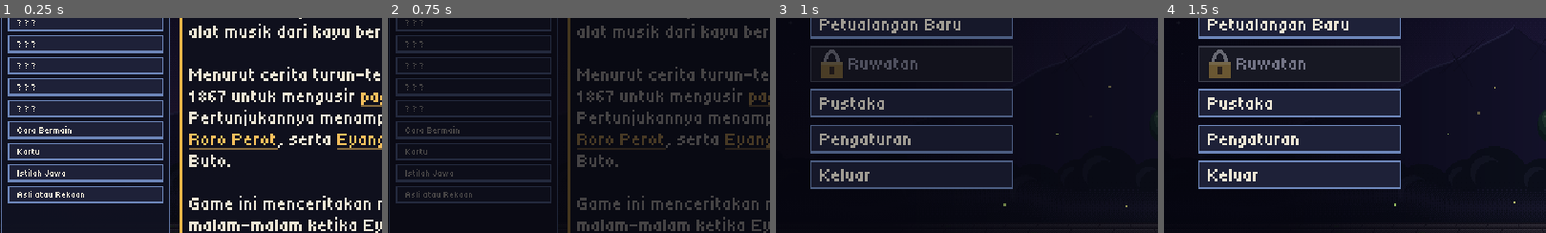
Above: before the commit, frames 1-4 (left to right).
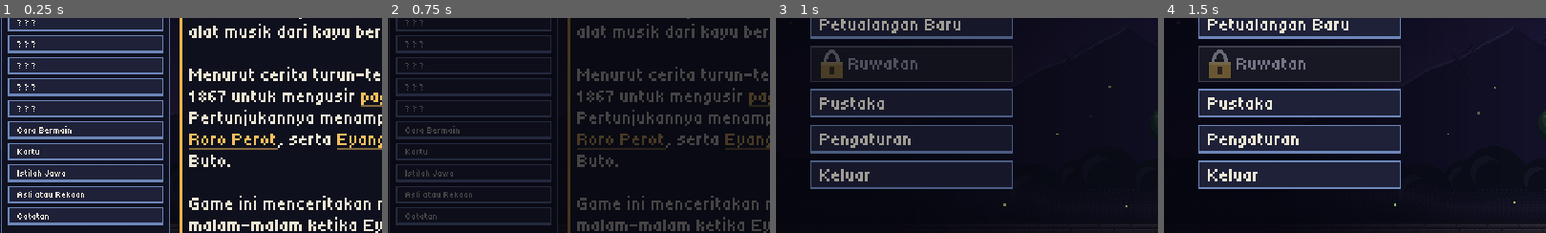
Above: after the commit, the same moments.

Repository: imamabidin999-maker/GDD
Game: Godot game, scene res://scenes/pustaka/pustaka.tscn
Same seed, same stepped clock (60 frames per second), same inputs: the game is played once before the commit and once after it. This scene is started directly instead of the project's main scene.
Inputs (mouse positions are % of the whole screen's width and height, from its top left):
- Up to frame 1 (0.25 s): no input
- Up to frame 2 (0.75 s): click "Kembali" at 0.5 s
- Up to frame 3 (1 s): no input
- Up to frame 4 (1.5 s): tap Enter (ui_accept) at 1.25 s; move the mouse to (72, 45) at 1.27 s; hold Right (ui_right) from 1.28 s (still down); hold E (end_turn) from 1.28 s (still down); click (72, 45) at 1.42 s
The pictures show only the part of the screen within x 1-51%, y 41-91%; the shares and areas given below are measured in that part.

The runs differ from the first frame. In frame 1, 0.9% of the frame differs, in the area x 2-43%, y 88-97%; in frame 2, 0.9%; in frame 3, nothing differs; in frame 4, nothing differs.

Commit message:
Catatan permainan dan riwayat Ruwatan di Pustaka
Halaman Catatan berisi battle menang dan kalah, Buto yang dikalahkan per
warna (plus Murka dan Bala), Sapu Jagad dan irama terbaiknya, kartu
digabung, pukulan terbesar, jurus favorit, arak-arakan paling semarak,
berapa kali tamat, dan riwayat sepuluh Ruwatan terakhir. Catatan
dikumpulkan BattleStats per battle, dijumlah PlayRecords, tersimpan di
simpanan, dan tidak terhapus saat petualangan baru.

Co-Authored-By: Claude Opus 5.5 <noreply@anthropic.com>
Claude-Session: https://claude.ai/code/session_01RN44zxTQExDTtL4zMHo3f7

Diff:
--- a/autoload/game_state.gd
+++ b/autoload/game_state.gd
@@ -49,6 +49,9 @@
 var pending_paths: Array[String] = []
 ## Kejadian yang sudah dialami di petualangan ini (tidak diulang).
 var seen_events: Array[String] = []
+## Catatan permainan sepanjang masa (halaman Catatan di Pustaka). Seperti
+## Bintang Dongkrek, tidak ikut direset saat petualangan baru.
+var records := PlayRecords.new()
 ## Bintang Dongkrek per babak: babak -> bitmask 3 bintang (lihat Challenges).
 ## Seperti rekor, tidak ikut direset saat petualangan baru.
 var stage_stars: Dictionary = {}
@@ -146,6 +149,8 @@
 		cleared_stages.append(stage)
 	unlocked_stage = clampi(maxi(unlocked_stage, stage + 1), 1, STAGE_COUNT)
 	if stage >= STAGE_COUNT:
+		if not game_completed:
+			records.stories_completed += 1
 		game_completed = true
 		ruwatan_unlocked = true
 	save_game()
@@ -345,6 +350,27 @@
 func prepare_player(player: PlayerState) -> void:
 	Blessings.prepare_player(player, blessings)
 
+
+#region Catatan permainan
+
+## Dipanggil setelah battle selesai (cerita maupun Ruwatan).
+func record_battle(stats: BattleStats) -> void:
+	records.add_battle(stats)
+	save_game()
+
+
+func record_rhythm(score: float) -> void:
+	records.add_rhythm(score)
+	save_game()
+
+
+## Semarak arak-arakan penutup (score < 0 kalau dilewati).
+func record_parade(score: float) -> void:
+	records.add_parade(score)
+	save_game()
+
+#endregion
+
 #endregion
 
 
@@ -535,6 +561,8 @@
 
 func _record_ruwatan(run: RuwatanRun) -> void:
 	ruwatan_best[run.level] = maxi(ruwatan_best_of(run.level), run.steps_cleared())
+	records.add_ruwatan(run.seed_value, run.level, run.steps_cleared(), run.state == RuwatanRun.State.WON,
+		Time.get_date_string_from_system())
 
 #endregion
 
@@ -567,6 +595,7 @@
 		best_out[str(lvl)] = int(ruwatan_best[lvl])
 	cfg.set_value("ruwatan", "best", best_out)
 	cfg.set_value("ruwatan", "run", ruwatan.to_dict() if ruwatan != null else {})
+	cfg.set_value("records", "data", records.to_dict())
 	cfg.set_value("settings", "locale", locale)
 	cfg.set_value("settings", "music_volume", music_volume)
 	cfg.set_value("settings", "sfx_volume", sfx_volume)
@@ -627,6 +656,7 @@
 			var lvl := int(str(key))
 			if lvl >= 1 and lvl <= RuwatanRun.MAX_LEVEL:
 				ruwatan_best[lvl] = clampi(int(best_in[key]), 0, RuwatanRun.STEPS.size())
+	records = PlayRecords.from_dict(cfg.get_value("records", "data", {}))
 	if ruwatan != null:
 		ruwatan.changed.disconnect(_on_ruwatan_changed)
 		ruwatan = null
--- a/core/battle/systems/battle_stats.gd
+++ b/core/battle/systems/battle_stats.gd
@@ -1,6 +1,7 @@
 class_name BattleStats
 extends RefCounted
-## Catatan satu battle untuk menilai tantangan babak (Bintang Dongkrek).
+## Catatan satu battle untuk menilai tantangan babak (Bintang Dongkrek) dan
+## untuk catatan permainan sepanjang masa (PlayRecords).
 ##
 ## Pasang dengan attach() sebelum BattleManager.start_battle(). Semua angka
 ## diisi dari signal, jadi BattleManager tidak perlu tahu soal tantangan.
@@ -27,6 +28,12 @@
 var bala_summoned: int = 0
 ## Bala yang dikalahkan sebelum Buto Hitam tumbang.
 var bala_killed_before_boss: int = 0
+## Buto yang dikalahkan: kunci warna, "murka", atau "bala" -> jumlah.
+var killed: Dictionary = {}
+## Keluarga kartu -> berapa kali dimainkan.
+var cards_played: Dictionary = {}
+## Damage terbesar dari satu kartu atau satu Sapu Jagad (semua sasaran).
+var biggest_hit: int = 0
 
 var _battle: BattleManager
 var _bosses: Array[EnemyButo] = []
@@ -66,8 +73,12 @@
 		if first_killed == "":
 			first_killed = buto.get_type_key()
 		# Bala yang lenyap karena Buto Hitam tumbang tidak dihitung.
-		if buto.is_bala and not _boss_down():
-			bala_killed_before_boss += 1)
+		if buto.is_bala and _boss_down():
+			return
+		if buto.is_bala:
+			bala_killed_before_boss += 1
+		var key := "bala" if buto.is_bala else ("murka" if buto.murka else buto.get_type_key())
+		killed[key] = int(killed.get(key, 0)) + 1)
 
 
 func _boss_down() -> bool:
@@ -81,12 +92,16 @@
 	if action is UltimateAction:
 		ultimates_used += 1
 		calmed_ready += (action as UltimateAction).calmed_ready
+		biggest_hit = maxi(biggest_hit, (action as UltimateAction).damage_dealt)
 	elif action is PlayCardAction:
 		var play := action as PlayCardAction
 		if play.calmed_ready:
 			calmed_ready += 1
 		if play.card.data.is_tabuh():
 			tabuh_played += 1
+		var family := play.card.data.get_family()
+		cards_played[family] = int(cards_played.get(family, 0)) + 1
+		biggest_hit = maxi(biggest_hit, play.damage_dealt)
 
 
 func _on_battle_ended(player_won: bool) -> void:
--- /dev/null
+++ b/core/progress/play_records.gd
@@ -0,0 +1,142 @@
+class_name PlayRecords
+extends RefCounted
+## Catatan permainan sepanjang masa untuk halaman Catatan di Pustaka: battle,
+## Buto yang dikalahkan, Sapu Jagad, jurus favorit, arak-arakan, dan riwayat
+## Ruwatan. Seperti Bintang Dongkrek, catatan ini tidak ikut direset saat
+## petualangan baru.
+##
+## Semua fungsi di sini tidak menyentuh GameState, jadi bisa dipakai tes.
+
+## Riwayat Ruwatan yang disimpan (terbaru dulu).
+const HISTORY_LIMIT := 10
+## Urutan tampil Buto yang dikalahkan. Murka dan Bala dihitung tersendiri.
+const BUTO_KEYS: Array[String] = ["kuning", "hijau", "merah", "putih", "hitam", "murka", "bala"]
+
+var battles_won: int = 0
+var battles_lost: int = 0
+var buto_defeated: Dictionary = {}
+## Keluarga kartu -> berapa kali dimainkan (kartu gabungan dihitung sendiri).
+var cards_played: Dictionary = {}
+var merges: int = 0
+var sapu_jagad: int = 0
+## Damage terbesar dari satu kartu atau satu Sapu Jagad (jumlah semua sasaran).
+var biggest_hit: int = 0
+## Nilai irama Sapu Jagad dan arak-arakan terbaik (0..1), -1 kalau belum pernah.
+var rhythm_best: float = -1.0
+var parade_best: float = -1.0
+var stories_completed: int = 0
+## {"seed", "level", "steps", "won", "date"}; terbaru di depan.
+var ruwatan_history: Array[Dictionary] = []
+
+
+func add_battle(stats: BattleStats) -> void:
+	if stats.won:
+		battles_won += 1
+	else:
+		battles_lost += 1
+	for key: String in stats.killed:
+		buto_defeated[key] = int(buto_defeated.get(key, 0)) + int(stats.killed[key])
+	for family: String in stats.cards_played:
+		cards_played[family] = int(cards_played.get(family, 0)) + int(stats.cards_played[family])
+	merges += stats.merges
+	sapu_jagad += stats.ultimates_used
+	biggest_hit = maxi(biggest_hit, stats.biggest_hit)
+
+
+func add_rhythm(score: float) -> void:
+	rhythm_best = maxf(rhythm_best, clampf(score, 0.0, 1.0))
+
+
+func add_parade(score: float) -> void:
+	if score >= 0.0:
+		parade_best = maxf(parade_best, clampf(score, 0.0, 1.0))
+
+
+## Mencatat hasil satu Ruwatan. Ruwatan yang sama (seed dan tingkatnya sama)
+## hanya diperbarui, karena hasilnya bisa dilaporkan lebih dari sekali.
+func add_ruwatan(seed_value: int, level: int, steps: int, won: bool, date: String) -> void:
+	var entry := {"seed": seed_value, "level": level, "steps": steps, "won": won, "date": date}
+	for i: int in ruwatan_history.size():
+		var old := ruwatan_history[i]
+		if int(old.get("seed", -1)) == seed_value and int(old.get("level", -1)) == level:
+			ruwatan_history[i] = entry
+			return
+	ruwatan_history.push_front(entry)
+	while ruwatan_history.size() > HISTORY_LIMIT:
+		ruwatan_history.pop_back()
+
+
+func total_defeated() -> int:
+	var total := 0
+	for key: String in buto_defeated:
+		total += int(buto_defeated[key])
+	return total
+
+
+## Keluarga kartu yang paling sering dimainkan ("" kalau belum ada).
+func favorite_card() -> String:
+	var best := ""
+	var best_count := 0
+	for family: String in cards_played:
+		var count := int(cards_played[family])
+		if count > best_count or (count == best_count and best != "" and family < best):
+			best = family
+			best_count = count
+	return best
+
+
+func to_dict() -> Dictionary:
+	return {
+		"battles_won": battles_won,
+		"battles_lost": battles_lost,
+		"buto_defeated": buto_defeated.duplicate(),
+		"cards_played": cards_played.duplicate(),
+		"merges": merges,
+		"sapu_jagad": sapu_jagad,
+		"biggest_hit": biggest_hit,
+		"rhythm_best": rhythm_best,
+		"parade_best": parade_best,
+		"stories_completed": stories_completed,
+		"ruwatan_history": ruwatan_history.duplicate(true),
+	}
+
+
+## Dari simpanan. Nilai yang rusak diganti nilai awal.
+static func from_dict(data: Variant) -> PlayRecords:
+	var r := PlayRecords.new()
+	if not (data is Dictionary):
+		return r
+	var d: Dictionary = data
+	r.battles_won = maxi(0, int(d.get("battles_won", 0)))
+	r.battles_lost = maxi(0, int(d.get("battles_lost", 0)))
+	r.buto_defeated = _counts(d.get("buto_defeated", {}))
+	r.cards_played = _counts(d.get("cards_played", {}))
+	r.merges = maxi(0, int(d.get("merges", 0)))
+	r.sapu_jagad = maxi(0, int(d.get("sapu_jagad", 0)))
+	r.biggest_hit = maxi(0, int(d.get("biggest_hit", 0)))
+	r.rhythm_best = clampf(float(d.get("rhythm_best", -1.0)), -1.0, 1.0)
+	r.parade_best = clampf(float(d.get("parade_best", -1.0)), -1.0, 1.0)
+	r.stories_completed = maxi(0, int(d.get("stories_completed", 0)))
+	var history: Variant = d.get("ruwatan_history", [])
+	if history is Array:
+		for entry: Variant in history:
+			if entry is Dictionary and r.ruwatan_history.size() < HISTORY_LIMIT:
+				var e: Dictionary = entry
+				r.ruwatan_history.append({
+					"seed": int(e.get("seed", 0)),
+					"level": clampi(int(e.get("level", 1)), 1, RuwatanRun.MAX_LEVEL),
+					"steps": clampi(int(e.get("steps", 0)), 0, RuwatanRun.STEPS.size()),
+					"won": bool(e.get("won", false)),
+					"date": str(e.get("date", "")),
+				})
+	return r
+
+
+static func _counts(data: Variant) -> Dictionary:
+	var out := {}
+	if data is Dictionary:
+		for key: Variant in data:
+			var value := int((data as Dictionary)[key])
+			if key is String and value > 0:
+				out[key] = value
+	return out
--- a/localization/strings.csv
+++ b/localization/strings.csv
@@ -765,6 +765,29 @@
 ARAK_RATING_2,Meriah! Warga menabuh dengan semangat.,Lively! Everyone plays with heart.
 ARAK_RATING_1,Cukup ramai. Yang penting semua ikut.,Fairly lively. What matters is that everyone joined.
 ARAK_RATING_0,"Tabuhannya kacau, tapi warga tetap tertawa dan bersorak.","The rhythm was a mess, but the village laughed and cheered anyway."
+PUSTAKA_RECORDS,Catatan,Records
+RECORDS_TITLE,Catatan Perjalanan,Journey Records
+RECORDS_NOTE,Catatan ini tetap tersimpan walau kamu memulai petualangan baru.,These records stay even if you start a new journey.
+RECORDS_WON,Battle dimenangkan,Battles won
+RECORDS_LOST,Battle kalah,Battles lost
+RECORDS_ULT,Sapu Jagad dilepas,Sapu Jagad unleashed
+RECORDS_RHYTHM,Irama Sapu Jagad terbaik,Best Sapu Jagad rhythm
+RECORDS_MERGES,Kartu digabung,Cards merged
+RECORDS_HIT,Pukulan terbesar,Biggest hit
+RECORDS_PARADE,Arak-arakan paling semarak,Liveliest parade
+RECORDS_STORIES,Tamat,Story completed
+RECORDS_TIMES,%d kali,%d times
+RECORDS_DAMAGE,%d damage,%d damage
+RECORDS_NONE,belum ada,none yet
+RECORDS_BUTO,Buto yang dikalahkan: %d,Buto defeated: %d
+RECORDS_MURKA_BALA,Buto Murka: %d     Bala: %d,Buto Murka: %d     Bala: %d
+RECORDS_FAVORITE,Jurus favorit,Favorite move
+RECORDS_FAVORITE_LINE,"%s, dimainkan %d kali","%s, played %d times"
+RECORDS_HISTORY,Riwayat Ruwatan,Ruwatan history
+RECORDS_HISTORY_EMPTY,Belum ada Ruwatan.,No Ruwatan yet.
+RECORDS_HISTORY_LINE,%s   Tingkat %d   %d/%d langkah,%s   Level %d   %d/%d steps
+RECORDS_RESULT_WON,Berhasil,Cleared
+RECORDS_RESULT_LOST,Gugur,Fell
 GLOSS_CAT_TOKOH,Tokoh dan kesenian,People and the art
 GLOSS_CAT_JURUS,Jurus dan pertarungan,Moves and battle
 GLOSS_CAT_BERKAH,Berkah,Blessings
--- a/scenes/battle/battle_scene.gd
+++ b/scenes/battle/battle_scene.gd
@@ -338,6 +338,7 @@
 	_overlay.add_child(rhythm)
 	var score: float = await rhythm.finished
 	AudioManager.duck_music(false)
+	GameState.record_rhythm(score)
 	if is_instance_valid(_battle):
 		_battle.request_ultimate(RhythmGebrakan.bonus_for(score))
 
@@ -917,6 +918,8 @@
 func _on_battle_ended(player_won: bool) -> void:
 	_battle_over = true
 	_tooltip.hide_tip()
+	# Ditunda sampai BattleStats selesai mencatat hasil battle ini.
+	GameState.record_battle.call_deferred(_stats)
 	if player_won:
 		await _victory()
 	else:
--- a/scenes/ending/ending.gd
+++ b/scenes/ending/ending.gd
@@ -68,7 +68,8 @@
 	parade.auto_play = not GameState.rhythm_enabled
 	add_child(parade)
 	move_child(parade, _overlay.get_index())
-	await parade.finished
+	var parade_score: float = await parade.finished
+	GameState.record_parade(parade_score)
 	await get_tree().create_timer(2.0).timeout
 	AudioManager.play_music("menu")
 	box = DialogBox.new()
--- a/scenes/pustaka/pustaka.gd
+++ b/scenes/pustaka/pustaka.gd
@@ -1,7 +1,8 @@
 extends Control
-## Pustaka: ensiklopedia kecil tentang kesenian Dongkrek, Eyang Palang, para
-## Buto (terbuka setelah pernah dilawan), cara bermain, daftar kartu, istilah
-## Jawa, dan tanda mana yang asli dari kisah Dongkrek dan mana yang rekaan.
+## Pustaka: ensiklopedia kecil tentang kesenian Dongkrek, Eyang Palang, Roro
+## Ayu dan Roro Perot, para Buto (terbuka setelah pernah dilawan), cara
+## bermain, daftar kartu, istilah Jawa, tanda mana yang asli dari kisah
+## Dongkrek dan mana yang rekaan, serta catatan permainan.
 
 const BG := preload("res://assets/backgrounds/menu.png")
 const HERO := preload("res://assets/sprites/hero/eyang_palang_idle.png")
@@ -93,6 +94,7 @@
 	_add_entry("cards", tr("PUSTAKA_CARDS"))
 	_add_entry("istilah", tr("PUSTAKA_GLOSSARY"))
 	_add_entry("asli", tr("PUSTAKA_ORIGINS"))
+	_add_entry("catatan", tr("PUSTAKA_RECORDS"))
 
 	var content_panel := PanelContainer.new()
 	content_panel.theme_type_variation = &"GoldPanel"
@@ -160,6 +162,8 @@
 			_show_glossary()
 		"asli":
 			_show_origins()
+		"catatan":
+			_show_records()
 		"murka":
 			_show_murka()
 		"bala":
@@ -306,6 +310,70 @@
 			if entry["kind"] == kind:
 				lines.append("[color=#%s]%s[/color]\n%s" % [color, tr(entry["key"] + "_TITLE"), tr(entry["key"] + "_TEXT")])
 		_paragraph("\n\n".join(lines))
+
+
+## Catatan permainan sepanjang masa (PlayRecords di GameState).
+func _show_records() -> void:
+	var r := GameState.records
+	_heading(tr("RECORDS_TITLE"))
+	_content.add_child(_note(tr("RECORDS_NOTE")))
+	var grid := GridContainer.new()
+	grid.columns = 2
+	grid.add_theme_constant_override("h_separation", 16)
+	grid.add_theme_constant_override("v_separation", 3)
+	var none := tr("RECORDS_NONE")
+	var rows := [
+		["RECORDS_WON", str(r.battles_won)],
+		["RECORDS_LOST", str(r.battles_lost)],
+		["RECORDS_ULT", tr("RECORDS_TIMES") % r.sapu_jagad],
+		["RECORDS_RHYTHM", "%d%%" % roundi(r.rhythm_best * 100.0) if r.rhythm_best >= 0.0 else none],
+		["RECORDS_MERGES", tr("RECORDS_TIMES") % r.merges],
+		["RECORDS_HIT", tr("RECORDS_DAMAGE") % r.biggest_hit if r.biggest_hit > 0 else none],
+		["RECORDS_PARADE", "%d%%" % roundi(r.parade_best * 100.0) if r.parade_best >= 0.0 else none],
+		["RECORDS_STORIES", tr("RECORDS_TIMES") % r.stories_completed],
+	]
+	for row: Array in rows:
+		grid.add_child(UIKit.label(tr(row[0]), &"BigLabel", UIKit.COLOR_TEXT))
+		grid.add_child(UIKit.label(row[1], &"BigLabel", UIKit.COLOR_GOLD))
+	_content.add_child(grid)
+
+	_heading(tr("RECORDS_BUTO") % r.total_defeated())
+	var masks := UIKit.hbox(10)
+	for key: String in BUTO_KEYS:
+		var cell := UIKit.vbox(0)
+		cell.add_child(UIKit.icon(load("res://assets/ui/mask_%s.png" % key) as Texture2D))
+		var count := UIKit.label(str(int(r.buto_defeated.get(key, 0))), &"BigLabel", UIKit.COLOR_TEXT)
+		count.horizontal_alignment = HORIZONTAL_ALIGNMENT_CENTER
+		cell.add_child(count)
+		masks.add_child(cell)
+	_content.add_child(masks)
+	_content.add_child(UIKit.label(tr("RECORDS_MURKA_BALA") % [int(r.buto_defeated.get("murka", 0)), int(r.buto_defeated.get("bala", 0))],
+		&"BigLabel", UIKit.COLOR_TEXT))
+
+	_heading(tr("RECORDS_FAVORITE"))
+	var favorite := r.favorite_card()
+	var data := CardDB.get_card(favorite, 1) if favorite != "" else null
+	if data == null:
+		_content.add_child(UIKit.label(none, &"BigLabel", UIKit.COLOR_DIM))
+	else:
+		var fav := UIKit.hbox(8)
+		fav.add_child(_card_with_tooltip(data, []))
+		var line := UIKit.label(tr("RECORDS_FAVORITE_LINE") % [tr(data.display_name), int(r.cards_played[favorite])], &"BigLabel", UIKit.COLOR_TEXT)
+		line.size_flags_vertical = Control.SIZE_SHRINK_CENTER
+		fav.add_child(line)
+		_content.add_child(fav)
+
+	_heading(tr("RECORDS_HISTORY"))
+	if r.ruwatan_history.is_empty():
+		_content.add_child(UIKit.label(tr("RECORDS_HISTORY_EMPTY"), &"BigLabel", UIKit.COLOR_DIM))
+	for entry: Dictionary in r.ruwatan_history:
+		var line := UIKit.hbox(12)
+		line.add_child(UIKit.label(tr("RECORDS_HISTORY_LINE") % [entry["date"], entry["level"], entry["steps"], RuwatanRun.STEPS.size()],
+			&"BigLabel", UIKit.COLOR_TEXT))
+		var won: bool = entry["won"]
+		line.add_child(UIKit.label(tr("RECORDS_RESULT_WON" if won else "RECORDS_RESULT_LOST"), &"BigLabel",
+			UIKit.COLOR_GOLD if won else UIKit.COLOR_RED))
+		_content.add_child(line)
 
 
 ## Tanda asal-usul: kotak warna (satu per jenis) lalu keterangannya.
--- a/tests/test_campaign_flow.gd
+++ b/tests/test_campaign_flow.gd
@@ -327,6 +327,9 @@
 	await _wait(0.6)
 	check(gs.get("ruwatan") == null and int(gs.call("ruwatan_best_of", 1)) == 8 and int(gs.call("ruwatan_max_level")) == 2,
 		"hasil tercatat dan Tingkat Pagebluk 2 terbuka")
+	var history: Array[Dictionary] = (gs.get("records") as PlayRecords).ruwatan_history
+	check(not history.is_empty() and int(history[0]["level"]) == 1 and int(history[0]["steps"]) == 8 and bool(history[0]["won"]),
+		"Ruwatan yang berhasil masuk riwayat")
 	check(find_button(tr("RUWATAN_START")) != null, "kembali ke pilihan tingkat")
 
 
@@ -343,6 +346,8 @@
 	(gs.get("stage_stars") as Dictionary).clear()
 	gs.call("abandon_ruwatan")
 	gs.set("ruwatan_best", {})
+	# Catatan permainan tidak ikut direset Petualangan Baru, jadi dimulai dari nol di sini.
+	gs.set("records", PlayRecords.new())
 	gs.call("set_locale", "id")
 
 	print("[Menu utama -> peta]")
@@ -383,6 +388,11 @@
 	await clear_dialogs(40)
 	await _wait(2.0)
 	check(gs.get("game_completed") == true, "game tercatat tamat")
+	var records: PlayRecords = gs.get("records")
+	print("  catatan: %d menang, %d kalah, %d Buto, jurus favorit %s" % [records.battles_won, records.battles_lost,
+		records.total_defeated(), records.favorite_card()])
+	check(records.battles_won >= _stage_count() and records.stories_completed == 1 and records.total_defeated() >= 20
+		and records.favorite_card() != "", "catatan permainan terisi: battle, Buto yang dikalahkan, jurus favorit, tamat")
 	check((gs.get("cleared_stages") as Array).size() == _stage_count(), "semua babak tercatat selesai")
 	check(await click_button(tr("BTN_TO_MAP")), "tombol Ke Peta di kredit")
 	await _wait(1.5)
--- /dev/null
+++ b/tests/test_records.gd
@@ -0,0 +1,157 @@
+extends SceneTree
+## Tes catatan permainan: PlayRecords, catatan per battle (BattleStats), dan
+## simpanannya di GameState.
+##   godot --headless -s tests/test_records.gd
+
+var _failures: int = 0
+var _checks: int = 0
+
+
+func check(condition: bool, label: String) -> void:
+	_checks += 1
+	if condition:
+		print("  ok   ", label)
+	else:
+		_failures += 1
+		print("  FAIL ", label)
+
+
+func card_db() -> Node:
+	return root.get_node("CardDB")
+
+
+func _initialize() -> void:
+	_run()
+
+
+func make_buto(type: EnemyButo.ButoType, hp: int) -> EnemyButo:
+	var b := EnemyButo.new()
+	b.buto_type = type
+	b.rng_seed = 5
+	b.attack_power = 3
+	var h := HealthComponent.new()
+	h.max_hp = hp
+	b.add_child(h)
+	b.health = h
+	return b
+
+
+func _run() -> void:
+	await process_frame
+
+	print("[PlayRecords]")
+	var r := PlayRecords.new()
+	check(r.favorite_card() == "" and r.total_defeated() == 0 and r.rhythm_best < 0.0, "catatan kosong di awal")
+	var stats := BattleStats.new()
+	stats.won = true
+	stats.killed = {"kuning": 2, "murka": 1}
+	stats.cards_played = {"serang": 5, "fokus": 2}
+	stats.merges = 3
+	stats.ultimates_used = 1
+	stats.biggest_hit = 40
+	r.add_battle(stats)
+	var lost := BattleStats.new()
+	lost.killed = {"kuning": 1}
+	lost.cards_played = {"fokus": 4}
+	lost.biggest_hit = 12
+	r.add_battle(lost)
+	check(r.battles_won == 1 and r.battles_lost == 1, "menang dan kalah dihitung")
+	check(r.total_defeated() == 4 and int(r.buto_defeated["kuning"]) == 3, "Buto yang dikalahkan dijumlah per jenis")
+	check(r.favorite_card() == "fokus" and r.merges == 3 and r.sapu_jagad == 1 and r.biggest_hit == 40, "jurus favorit, gabungan, Sapu Jagad, pukulan terbesar")
+	r.add_rhythm(0.5)
+	r.add_rhythm(0.9)
+	r.add_rhythm(0.7)
+	r.add_parade(-1.0)
+	check(is_equal_approx(r.rhythm_best, 0.9) and r.parade_best < 0.0, "irama terbaik disimpan, arak-arakan yang dilewati tidak dihitung")
+	r.add_parade(0.6)
+	check(is_equal_approx(r.parade_best, 0.6), "arak-arakan terbaik")
+	r.add_ruwatan(77, 2, 5, false, "2026-10-01")
+	r.add_ruwatan(77, 2, 8, true, "2026-10-01")
+	check(r.ruwatan_history.size() == 1 and bool(r.ruwatan_history[0]["won"]), "Ruwatan yang sama dilaporkan dua kali hanya tercatat sekali")
+	for i: int in 12:
+		r.add_ruwatan(100 + i, 1, i % 9, false, "2026-10-%02d" % (i + 2))
+	check(r.ruwatan_history.size() == PlayRecords.HISTORY_LIMIT and int(r.ruwatan_history[0]["seed"]) == 111,
+		"riwayat paling banyak %d, terbaru di depan" % PlayRecords.HISTORY_LIMIT)
+	var copy := PlayRecords.from_dict(r.to_dict())
+	check(copy.to_dict() == r.to_dict(), "simpan dan muat menghasilkan catatan yang sama")
+	var broken := PlayRecords.from_dict({"battles_won": -5, "buto_defeated": {"kuning": "x", 3: 4}, "ruwatan_history": ["rusak", {"level": 99}]})
+	check(broken.battles_won == 0 and broken.buto_defeated.is_empty() and broken.ruwatan_history.size() == 1
+		and int(broken.ruwatan_history[0]["level"]) == RuwatanRun.MAX_LEVEL, "data rusak dibersihkan")
+	check(PlayRecords.from_dict("bukan kamus").battles_won == 0, "simpanan tanpa catatan: mulai dari nol")
+
+	print("[Catatan satu battle]")
+	var holder := Node.new()
+	var deck := DeckController.new()
+	deck.shuffle_seed = 3
+	var hand := HandManager.new()
+	hand.merge_recipes = card_db().call("get_recipes")
+	var player := PlayerState.new()
+	var hero := HealthComponent.new()
+	hero.max_hp = 200
+	var bm := BattleManager.new()
+	bm.deck = deck
+	bm.hand = hand
+	bm.player = player
+	bm.hero_health = hero
+	bm.presentation_delay = 0.0
+	for n: Node in [deck, hand, player, hero, bm]:
+		holder.add_child(n)
+	var kuning := make_buto(EnemyButo.ButoType.KUNING, 10)
+	var hijau := make_buto(EnemyButo.ButoType.HIJAU, 300)
+	hijau.murka = true
+	var enemies: Array[EnemyUnit] = [kuning, hijau]
+	for e: EnemyUnit in enemies:
+		holder.add_child(e)
+	root.add_child(holder)
+	var specs: Array[String] = []
+	specs.assign(root.get_node("GameState").get("STARTER_DECK"))
+	var bstats := BattleStats.new()
+	bstats.attach(bm, enemies)
+	bm.start_battle(card_db().call("build_deck_list", specs), enemies)
+	hand.take_all_cards()
+	for spec: String in ["bedug:3", "serang:1", "serang:1"]:
+		hand.add_card(CardInstance.new(card_db().call("card_from_spec", spec)))
+	bm.request_play_card(0)
+	bm.select_target(hijau)
+	bm.request_play_card(0)
+	check(int(bstats.killed.get("kuning", 0)) == 1 and not bstats.killed.has("hijau"), "Buto Kuning yang tumbang tercatat")
+	check(int(bstats.cards_played.get("bedug", 0)) == 1 and int(bstats.cards_played.get("serang", 0)) == 1, "kartu yang dimainkan tercatat per keluarga")
+	check(bstats.biggest_hit == 22, "pukulan terbesar: Bedug 12 ke dua Buto, tapi Kuning hanya punya 10 Nyawa (%d)" % bstats.biggest_hit)
+	hijau.health.take_damage(9999)
+	await process_frame
+	check(int(bstats.killed.get("murka", 0)) == 1, "Buto Murka dihitung sebagai Murka")
+	holder.queue_free()
+	await process_frame
+
+	print("[Simpanan GameState]")
+	var gs := root.get_node("GameState")
+	gs.set("save_path", "user://test_records.cfg")
+	gs.call("new_game")
+	gs.set("records", PlayRecords.new())
+	# Buto Hijau ditumbangkan di luar aksi battle, jadi hasilnya diisi sendiri.
+	bstats.won = true
+	gs.call("record_battle", bstats)
+	gs.call("record_rhythm", 0.8)
+	gs.call("record_parade", 0.75)
+	gs.call("complete_stage", gs.get("STAGE_COUNT"))
+	gs.call("complete_stage", gs.get("STAGE_COUNT"))
+	var saved: PlayRecords = gs.get("records")
+	check(saved.stories_completed == 1, "tamat dihitung sekali walau babak terakhir dimenangkan lagi")
+	gs.set("records", PlayRecords.new())
+	gs.call("load_game")
+	var loaded: PlayRecords = gs.get("records")
+	check(loaded.battles_won == 1 and is_equal_approx(loaded.rhythm_best, 0.8) and is_equal_approx(loaded.parade_best, 0.75)
+		and loaded.stories_completed == 1, "catatan ikut tersimpan dan dimuat")
+	gs.call("new_game")
+	check((gs.get("records") as PlayRecords).battles_won == 1, "petualangan baru tidak menghapus catatan")
+	var rng := RandomNumberGenerator.new()
+	rng.seed = 9
+	var run: RuwatanRun = gs.call("start_ruwatan", 1, rng)
+	run.lose_battle()
+	gs.call("abandon_ruwatan")
+	var history: Array[Dictionary] = (gs.get("records") as PlayRecords).ruwatan_history
+	check(history.size() == 1 and not bool(history[0]["won"]) and int(history[0]["level"]) == 1, "Ruwatan yang gugur masuk riwayat, sekali saja")
+	DirAccess.remove_absolute(ProjectSettings.globalize_path("user://test_records.cfg"))
+
+	print("\n%d/%d cek lolos" % [_checks - _failures, _checks])
+	quit(1 if _failures > 0 else 0)
Not shown, added: core/progress/play_records.gd.uid
Binary file changed: localization/strings.en.translation
Binary file changed: localization/strings.id.translation
Not shown, added: tests/test_records.gd.uid
Not shown, changed: docs/06-pembaruan-v4.md
